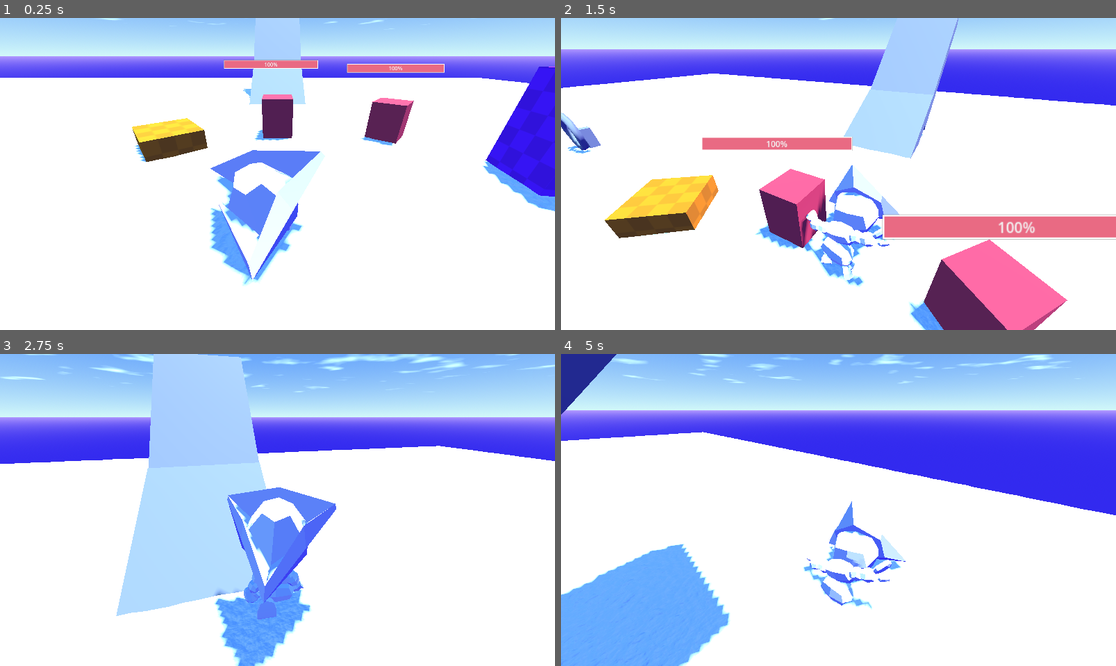
Above: before the commit, frames 1-4 (two rows, left to right).
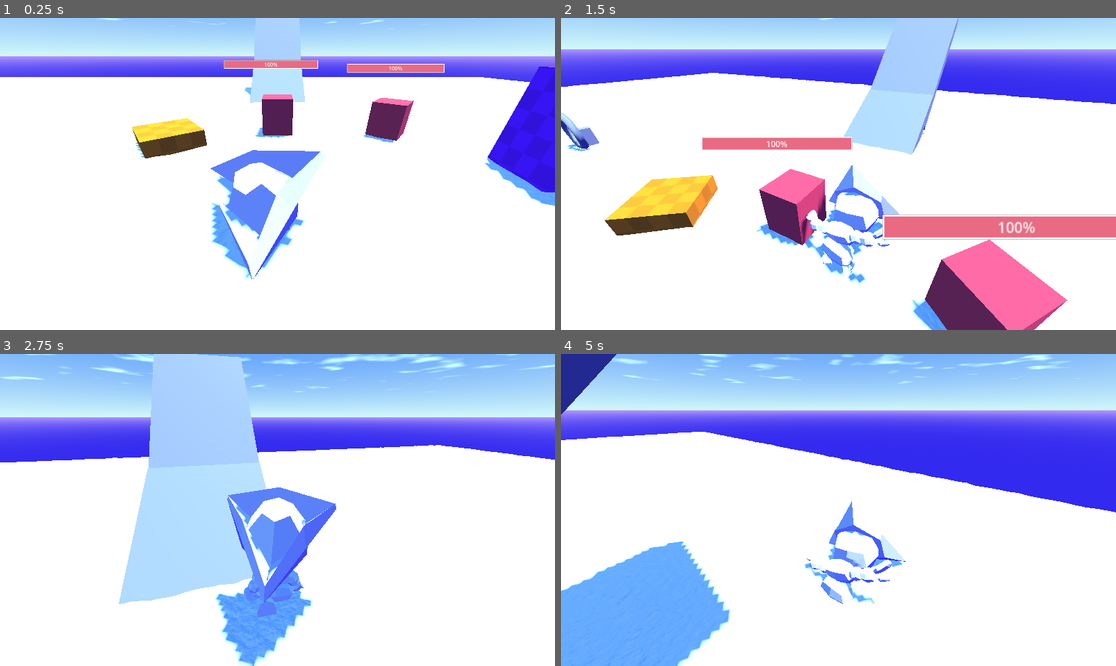
Above: after the commit, the same moments.

Repository: d4nmos/PirateGame
Game: Godot game, scene res://scenes/test.tscn
Two runs of this game, one before a commit and one after it. Both use one fixed random seed, a clock stepped at 60 frames per second and the inputs below.
Inputs (mouse positions are in pixels of both pictures, inside the frame that each line leads up to):
- Up to frame 1 (0.25 s): no input
- Up to frame 2 (1.5 s): move the mouse to (866, 174) at 0.52 s; hold W (forward) from 0.53 s (still down); tap E (interact) at 0.6 s; click (866, 174) at 0.67 s; tap Space (jump) at 0.77 s; move the mouse to (810, 174) at 1.27 s; tap Mouse wheel up (next_interact_object) at 1.35 s
- Up to frame 3 (2.75 s): keep holding W (forward); tap Space (jump) at 1.52 s; move the mouse to (288, 503) at 2.02 s; tap Mouse wheel down (prev_interact_object) at 2.1 s
- Up to frame 4 (5 s): keep holding W (forward); move the mouse to (832, 516) at 2.77 s; tap E (interact) at 2.85 s; click (832, 516) at 2.92 s; tap Space (jump) at 3.02, 3.77, 4.52 s; move the mouse to (877, 513) at 3.52 s; tap Mouse wheel up (next_interact_object) at 3.6 s; move the mouse to (794, 506) at 4.27 s; tap Mouse wheel down (prev_interact_object) at 4.35 s

The runs differ from the first frame. In frame 1, 1.7% of the frame differs, in the area x 0-100%, y 18-86%; in frame 2, 1.5%; in frame 3, 1.8%, in the area x 0-100%, y 29-100%; in frame 4, 1.5%.

Commit message:
Update Water.tres

Diff:
--- a/Shaders/Water.tres
+++ b/Shaders/Water.tres
@@ -41,13 +41,13 @@
 shader_parameter/wave_direction2 = Vector2(0, 1)
 shader_parameter/time_scale = 0.025
 shader_parameter/noise_scale = 10.0
-shader_parameter/height_scale = 0.3
+shader_parameter/height_scale = 0.6
 shader_parameter/color_deep = Color(0, 0, 0.780392, 1)
 shader_parameter/color_shallow = Color(0, 0.721569, 0.937255, 1)
 shader_parameter/beers_law = 10.0
 shader_parameter/depth_offset = -0.75
 shader_parameter/edge_scale = 0.1
-shader_parameter/near = 1.0
+shader_parameter/near = 0.5
 shader_parameter/far = 60.0
 shader_parameter/edge_color = Color(1, 1, 1, 1)
 shader_parameter/texture_normal = SubResource("NoiseTexture2D_dsi03")
